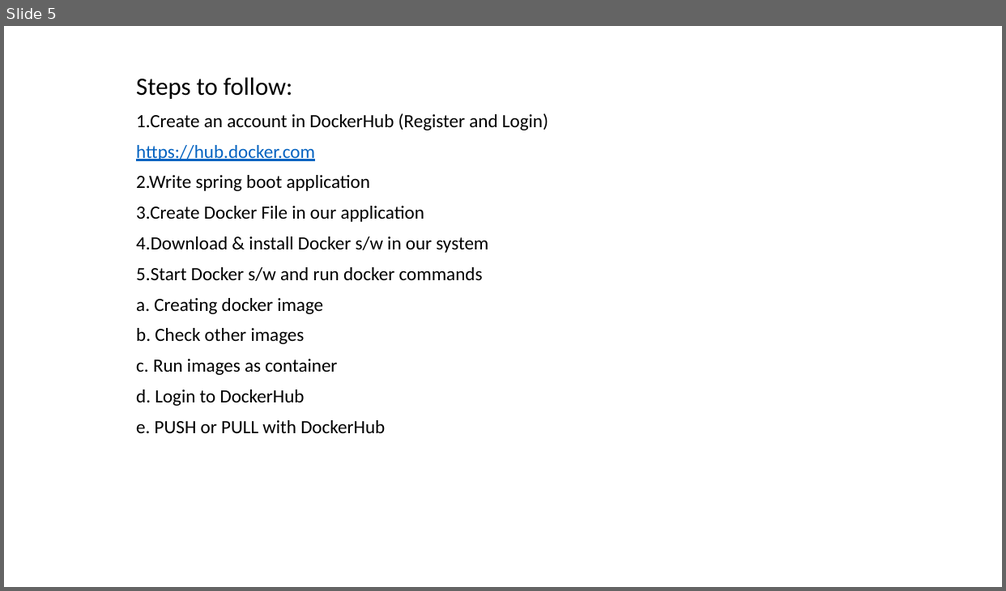
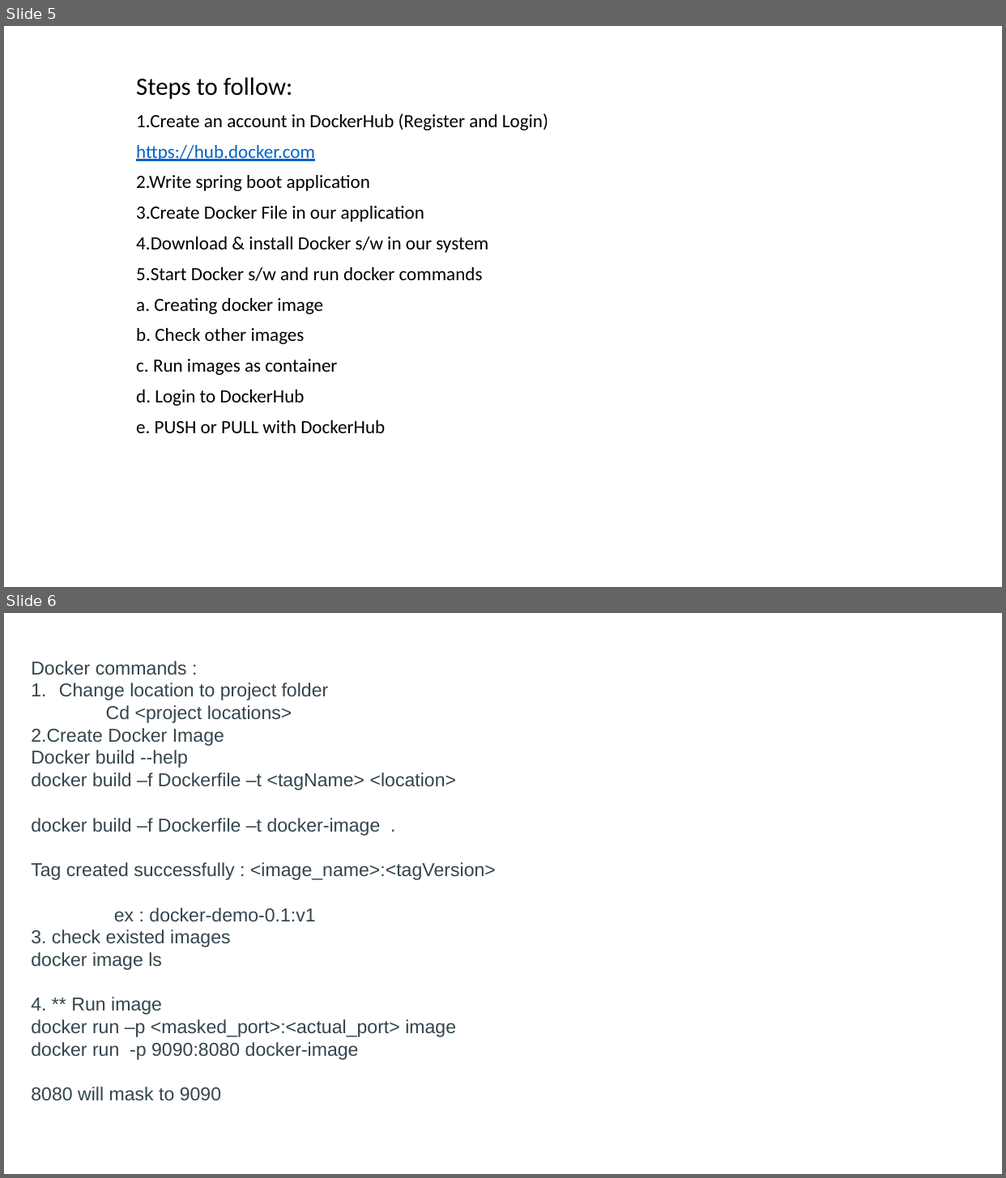
Before and after one commit to PrakashReddyBobbu/SpringBoot, a slide deck: Docker.pptx. Shown one above the other, each under a label of ours: slide 5 before the commit, slides 5 and 6 after it. The pictures are 1006x591 and 1006x1178 pixels, drawn with LibreOffice and Linux fonts; fonts in the diff are those of the drawing. Boxes give left, top, right and bottom in pixels: in the first picture for what was removed or moved away, otherwise in the second. Text is boxed around its words. In the diff, an @@ line names an element or a change of style, - is before the commit and + after.

Commit message:
Add files via upload
Docker File

```diff
--- a/Docker.pptx
+++ b/Docker.pptx
@@ slide 6 added at <box>4,613,1002,1174</box>, background #FFFFFF @@
@@ text added at <box>31,661,496,1101</box>, 18 pt, text #33444D @@
+Docker commands :
+1. Change location to project folder
+Cd <project locations>
+2.Create Docker Image
+Docker build --help
+docker build –f Dockerfile –t <tagName> <location>
+docker build –f Dockerfile –t docker-image .
+Tag created successfully : <image_name>:<tagVersion>
+ex : docker-demo-0.1:v1
+3. check existed images
+docker image ls
+4. ** Run image
+docker run –p <masked_port>:<actual_port> image
+docker run -p 9090:8080 docker-image
+8080 will mask to 9090
```
Also in this commit, not shown: 1 slide changed, 2 other files.
